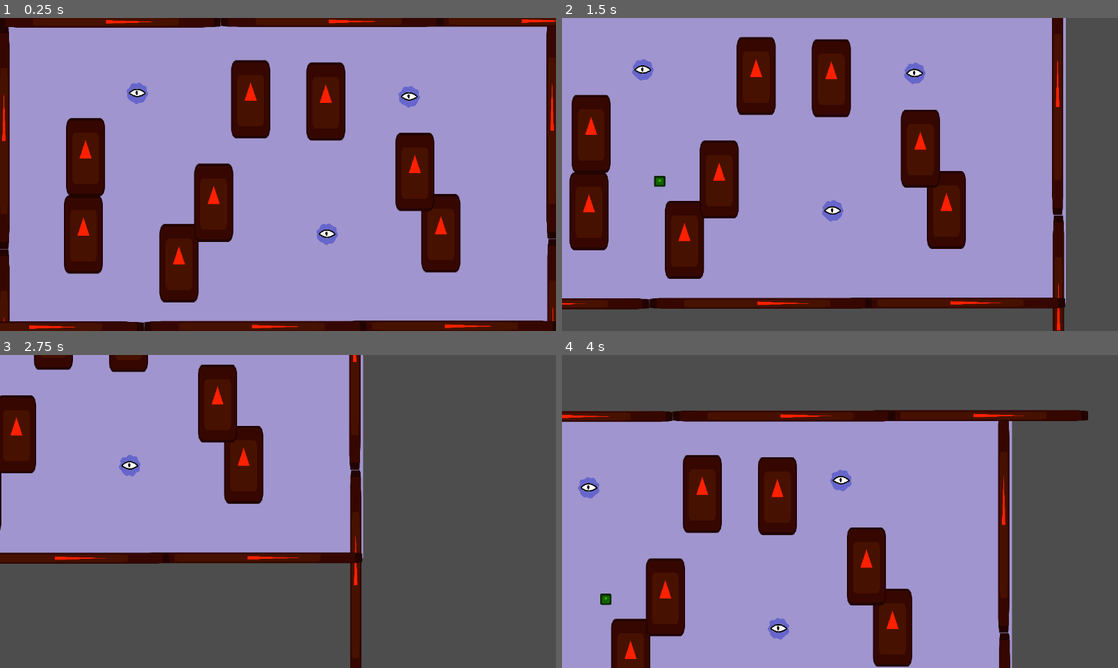
Above: before the commit, frames 1-4 (two rows, left to right).
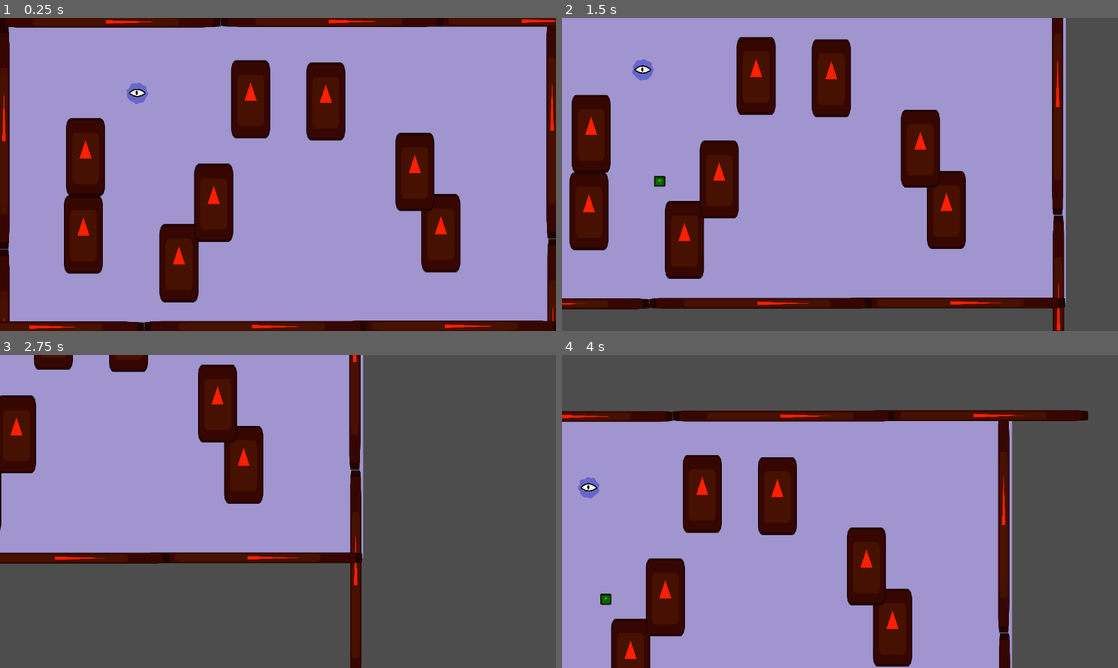
Above: after the commit, the same moments.

Repository: Sadathy/Wild-Jam-94
Game: Godot game, scene res://Scenes/Screens/tank.tscn
Same seed, same stepped clock (60 frames per second), same inputs: the game is played once before the commit and once after it. The engine's default icon, where the game draws it, is replaced by a stand-in: a white triangle on a blue panel in a dark square.
Inputs (mouse positions are in pixels of both pictures, inside the frame that each line leads up to):
- Up to frame 1 (0.25 s): no input
- Up to frame 2 (1.5 s): tap Enter at 0.5 s; move the mouse to (962, 158) at 0.52 s; hold D (right) 0.53-1.28 s; click (962, 158) at 0.67 s; move the mouse to (728, 190) at 1.27 s; hold Down (down) from 1.28 s (still down)
- Up to frame 3 (2.75 s): move the mouse to (333, 442) at 2.02 s; release Down (down) at 2.03 s; hold D (right) from 2.03 s (still down)
- Up to frame 4 (4 s): move the mouse to (812, 574) at 2.77 s; release D (right) at 2.78 s; hold W (up) 2.78-3.53 s; click (812, 574) at 2.92 s; move the mouse to (1006, 558) at 3.52 s; hold A (left) from 3.53 s (still down)

The runs differ from the first frame. In frame 1, 0.4% of the frame differs, in the area x 56-76%, y 21-73%; in frame 2, 0.4%, in the area x 46-66%, y 14-66%; in frame 3, 0.2%; in frame 4, 0.4%.

Commit message:
Smarter/more configurable brain
The brain now separates searching with its eyes and deciding what to do with it's brain across two stats: Vigilance and Boredom

Diff:
--- a/game-jam-94/Scenes/Screens/tank.tscn
+++ b/game-jam-94/Scenes/Screens/tank.tscn
@@ -29,7 +29,7 @@
 [node name="TankNavigationRegion" type="NavigationRegion2D" parent="." unique_id=415584656]
 navigation_polygon = SubResource("NavigationPolygon_v6vig")
 
-[node name="Blob" parent="." unique_id=420744747 instance=ExtResource("2_0gq6p")]
+[node name="Blob" parent="." unique_id=420744747 groups=["blobs"] instance=ExtResource("2_0gq6p")]
 position = Vector2(-324, -187)
 
 [node name="InArena" type="Node2D" parent="." unique_id=1551744123]
@@ -95,9 +95,3 @@
 [node name="Obstacle21" parent="Walls" unique_id=502714676 groups=["nav_group"] instance=ExtResource("5_vah2e")]
 position = Vector2(-52, 350)
 rotation = 1.5707964
-
-[node name="Blob2" parent="." unique_id=1960601162 instance=ExtResource("2_0gq6p")]
-position = Vector2(113, 137)
-
-[node name="Blob3" parent="." unique_id=1932634390 instance=ExtResource("2_0gq6p")]
-position = Vector2(302, -179)
--- a/game-jam-94/Scripts/Blob/blob_brain.gd
+++ b/game-jam-94/Scripts/Blob/blob_brain.gd
@@ -10,15 +10,23 @@
 
 @export var STATS: Dictionary = {
 	"boredom": 20,
-	"intelligence": 100,
-	"toughness": 50,
-	"strength": 45,
-	"speed": 100
+	"vigilance": 20,
+}
+
+var visible_objects: Dictionary = {
+	"food": [],
+	"blobs": [],
+	"obstacles": []
 }
 
 var current_boredom: float = 0
 var boredom_factor: float = 10
+
+var current_vigilance: float = 0
+var vigilance_factor: float = 10
+
 @export var BOREDOM_VARIANCE: float = 20
+@export var VIGILANCE_VARIANCE: float = 20
 
 @onready var eyes: Node2D = %Eyes
 
@@ -43,37 +51,58 @@
 
 func _physics_process(delta: float) -> void:
 	current_boredom += delta * boredom_factor
+	current_vigilance += delta * vigilance_factor
 	if current_boredom > STATS["boredom"]:
 		current_boredom -= STATS["boredom"]
 		boredom_factor = randf_range(BOREDOM_VARIANCE * 0.5, BOREDOM_VARIANCE * 1.5)
 		on_think()
+	if current_vigilance > STATS["vigilance"]:
+		current_vigilance -= STATS["vigilance"]
+		vigilance_factor = randf_range(VIGILANCE_VARIANCE * 0.5, VIGILANCE_VARIANCE * 1.5)
+		on_search()
+
+# This updates the visible objects dictionary
+func on_search() -> void:
+	print("Searched for objects")
+	var visible = []
+	if eyes != null:
+		visible = eyes.get_visible_things()
+	else:
+		for key in visible_objects:
+			visible_objects[key] = []
+		return
+	var food = []
+	var blobs = []
+	var obstacles = []
+
+	for thing in visible:
+		if thing.is_in_group("food"): food.append(thing)
+		if thing.is_in_group("blobs") and thing != BODY: blobs.append(thing)
+		if thing.is_in_group("nav_group"): obstacles.append(thing)
+
+	visible_objects = {
+		"food": food,
+		"blobs": blobs,
+		"obstacles": obstacles
+	}
+	print("Found: ", visible_objects)
 
 
 func on_think() -> void:
-	if TASK_MANAGER.current_task != TASK_IDLE:
-		return
-
-	var visible = eyes.get_visible_things()
-	var food_options = []
-	var unblocked_options = []
-
-	# Search our eye beams for any food
-	for thing in visible:
-		if thing.is_in_group("food"): food_options.append(thing)
-
-	# If we found food, pick a random food and path towards it. Otherwise path in a random unblocked direction if we can.
-	if food_options.size() > 0:
+	# If we found food, pick a random food and path towards it. Otherwise, if we have found a blob path away from it. Otherwise path randomly.
+	if visible_objects["food"].size() > 0:
 		print("Found at least one food")
-		var chosen_food = food_options.pick_random()
+		var chosen_food = visible_objects["food"].pick_random()
 		target_location = chosen_food.position
 		TASK_MANAGER.new_task(TASK_SEEK)
-	elif unblocked_options.size() > 0:
-		print("Found an unblocked direction to wander in")
-		var chosen_dir = unblocked_options.pick_random()
+	elif visible_objects["blobs"].size() > 0:
+		print("Found at least one blob")
+		var chosen_blob = visible_objects["blobs"].pick_random()
+		var chosen_dir = (BODY.position - chosen_blob.position).normalized()
 		target_location = BODY.position + (chosen_dir * randf_range(MIN_WANDER_RANGE, MAX_WANDER_RANGE))
 		TASK_MANAGER.new_task(TASK_SEEK)
 	else:
-		print("Resorting to wandering in a blocked direction")
+		print("Resorting to wandering in a random direction")
 		var chosen_dir = Vector2.from_angle(randf_range(-PI, PI))
 		target_location = BODY.position + (chosen_dir * randf_range(MIN_WANDER_RANGE, MAX_WANDER_RANGE))
 		TASK_MANAGER.new_task(TASK_SEEK)
